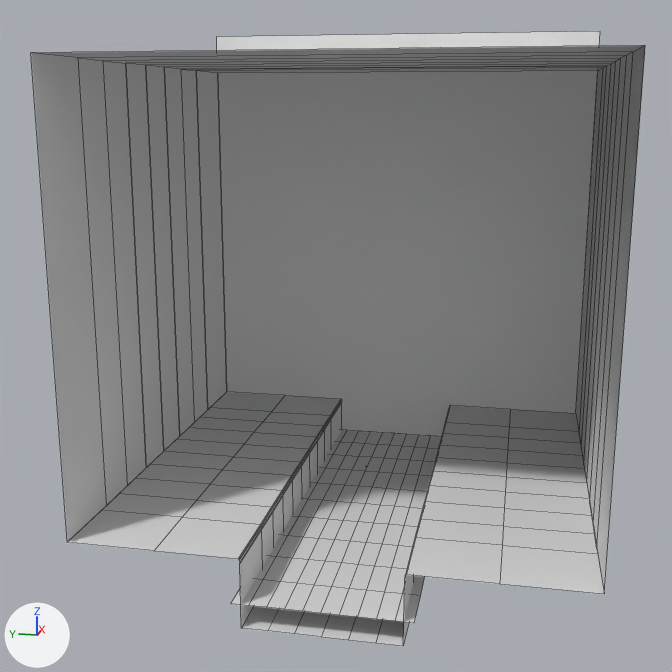
The OBJ model GameJam/Assets/Project/Models/Raw Import/corridor_end.obj: old version first, new version second.
The view is the same before and after, from a 50 mm camera at (-616.0, -101.0, 249.0) aimed at (-12.0, 19.0, 98.0). The lights are fixed; the arrows at lower left show +X, +Y and +Z. Mesh edges are drawn as thin lines. Where no turn or scale is listed for an object, it has been applied to the vertices. Vertices at the same position are counted once.

Script lines for the objects in view, before the commit:
```python
me_corridor_end = bpy.data.meshes.new('corridor_end')
me_corridor_end.from_pydata(...)  # 571 vertices, 449 faces; spans x -152.0..152.0, y -152.0..152.0, z -44.0..305.0
# faces by material slot: [448, 1]
me_corridor_end.materials.append(mat_corridor_open1_initialshadinggroup)  # white #e7e7e7
me_corridor_end.materials.append(mat_initialshadinggroup)  # white #e7e7e7
# before: 567 (152.0, -152.0, -29.0), 569 (152.0, 152.0, -29.0)
ob_corridor_end = bpy.data.objects.new('corridor_end', me_corridor_end)
ob_corridor_end.location = (0.0, 0.0, 0.0)
```
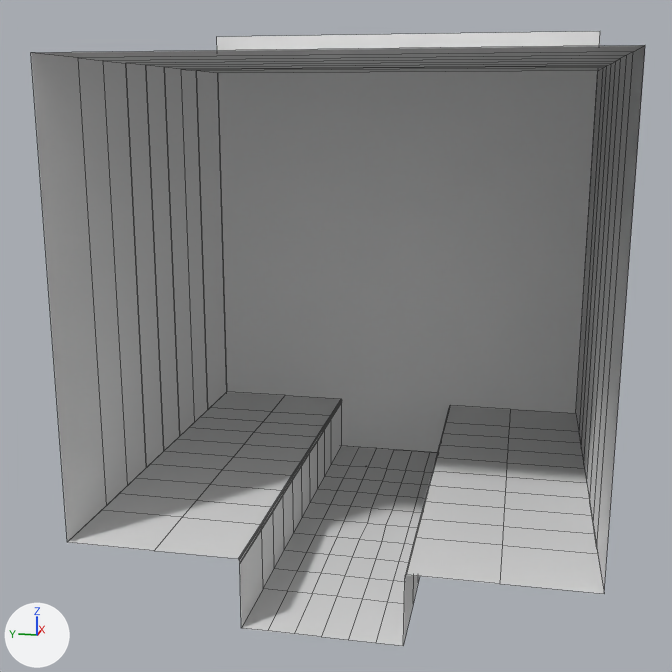
Changed parts and their boxes [x1, y1, x2, y2] in the pictures (672 x 672 px; the box of a moved part takes in the faces that stretch with it):
part 1 of me_corridor_end, deleted
    before: [231, 430, 441, 623]
part 2 of me_corridor_end, moved or reshaped
    before: [217, 31, 600, 437]
    after: [217, 31, 600, 453]

Patch to the scene script:
```diff
--- a/GameJam/Assets/Project/Models/Raw Import/corridor_end.obj.py
+++ b/GameJam/Assets/Project/Models/Raw Import/corridor_end.obj.py
@@ me_corridor_end @@
 me_corridor_end.from_pydata(...)  # 571 vertices, 449 faces; spans x -152.0..152.0, y -152.0..152.0, z -44.0..305.0
 # used by ob_corridor_end; location = (0.0, 0.0, 0.0)
 # verts and faces of me_corridor_end; kept vertices keep their numbers, new ones are numbered from 571
+# me_corridor_end part 1: the loose piece of 121 vertices spanning x -152.0..152.0, y -53.0..53.0, z -29.0 is deleted
+# me_corridor_end part 2
+verts[567] = (152.0, -152.0, -44.0)  # moved
+verts[569] = (152.0, 152.0, -44.0)  # moved
 me_corridor_end.materials.append(mat_corridor_open1_initialshadinggroup)
```
